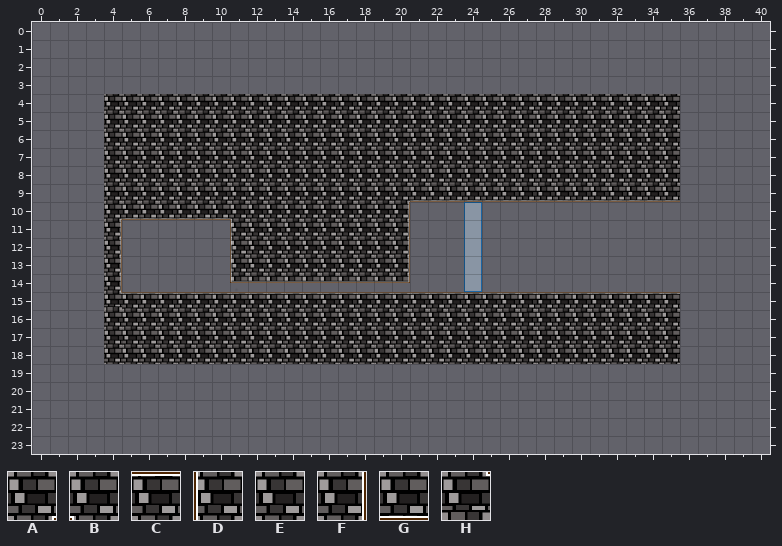
Two versions of a level (Tiled map, naomi/assets/data/last.tmx). This is how it looked before the edit.
Cells are 64x64 px. Shown: x 0..40, y 0..23. The old version is drawn lined up with the new one.
Key: from "brick_tiles": A 10, B 14, C 21, D 29, E 30, F 31, G 39, H 46.
_ is an empty cell, # one hidden under a higher layer.
Layers that did not change in this view are not listed.
Layer "Camada de Tiles 1" before, first column x 0:
 0 _________________________________________
 1 _________________________________________
 2 _________________________________________
 3 _________________________________________
 4 ____EEEEEEEEEEEEEEEEEEEEEEEEEEEEEEEE_____
 5 ____EEEEEEEEEEEEEEEEEEEEEEEEEEEEEEEE_____
 6 _________###____######__#EEEEEEEEEEE_____
 7 _______________________##EEEEEEEEEEE_____
 8 _______________________##EEEEEEEEEEE_____
 9 ____EEEEEEEEEEEEEEEEE____GGGGGGGGGGG_____
10 ____AGGGGGGBEEEEEEEEF____________________
11 ____F______DEEEEEEEEF____________________
12 ____F______DEEEEEEEEF____________________
13 ____F______DEEEEEEEEF____________________
14 ____F____________________________________
15 ____HCCCCCCCCCCCCCCCCCCCCCCCCCCCCCCC_____
16 ____EEEEEEEEEEEEEEEEEEEEEEEEEEEEEEEE_____
17 ____EEEEEEEEEEEEEEEEEEEEEEEEEEEEEEEE_____
18 ____EEEEEEEEEEEEEEEEEEEEEEEEEEEEEEEE_____
19 _________________________________________
20 _________________________________________
21 _________________________________________
22 _________________________________________
23 _________________________________________
The same view after the edit:
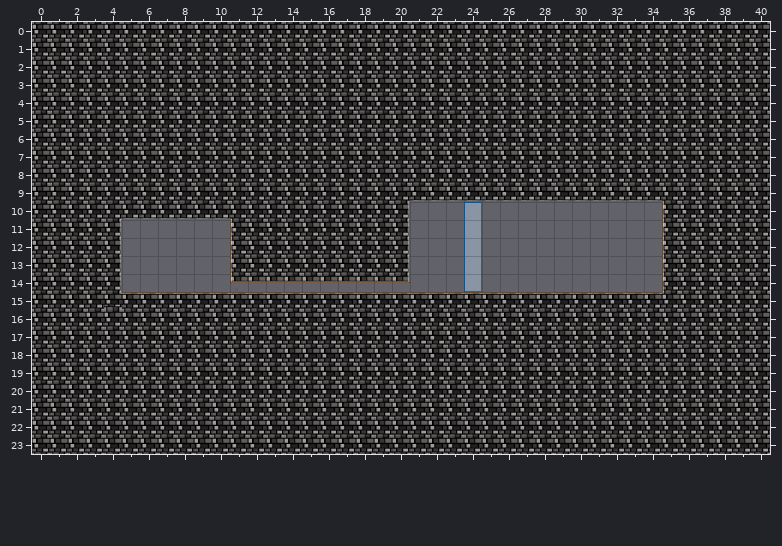
The author wrote: Bugfixing, last level doesn't crash anymore
What changed:
map size 32x15 -> 41x24 cells (old content now starts at 4,4; both pictures use the new coordinates)
Layer "Camada de Tiles 1":
The author put tile D in rows 10 to 14 at x 35.
Tile C becomes tile E in row 15 at x 35.
Tile G becomes tile E in row 9 at x 35.
The author put tile E in rows 0 to 3 at x 0 to 40; in rows 4 to 18 at x 0 to 3 and 36 to 40; in rows 19 to 23 at x 0 to 40.
Where, in picture pixels (left, top, right, bottom), the same in both pictures:
changed: (32, 22, 770, 454)
